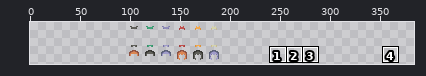
A sprite sheet gets an edit: assets/Spritesheet/skins.png. The first picture is a wide view before the edit; the outline marks the close-up.
Close-up. Before the commit:
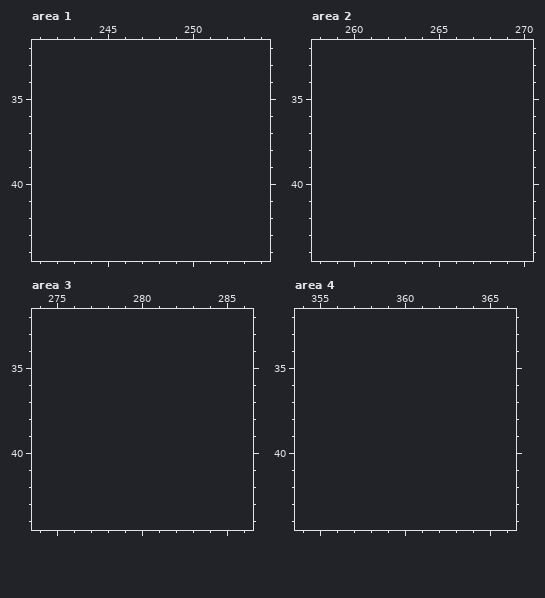
The file is 96x48 pixels. Colours within 5 levels of each other are drawn and written as one. Shown: area 1: x 241..254, y 32..44; area 2: x 258..270, y 32..44; area 3: x 274..286, y 32..44; area 4: x 354..366, y 32..44. The old version is drawn lined up with the new one, on the new canvas. The wide view leaves out empty margins. The commit also changed other parts of the picture, which this record leaves out.
Palette (. is transparent): 
The same view after the edit:
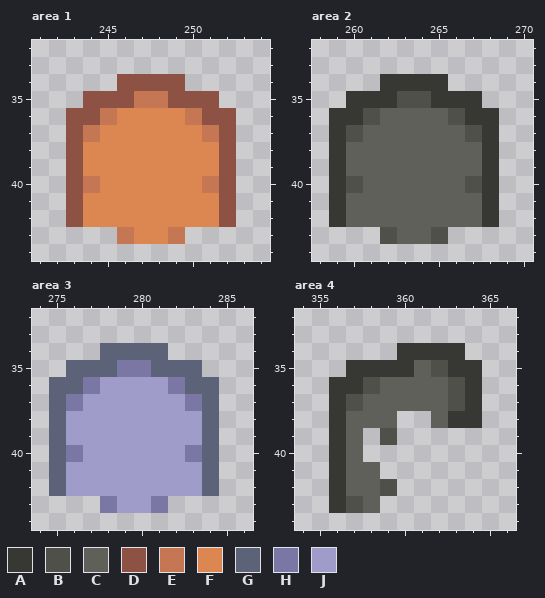
Colours new in this view: A #373733  B #50504a  C #60605a  D #8d5243  E #c57652  F #dc8652  G #5c6278  H #7a77a4  J #a09cca
What changed:
canvas 96x48 -> 384x48, the old top-left corner now at 96,0
Area 1:
Colour D is added in row 34 at x 246 to 249; in row 35 at x 244 to 246 and 249 to 251; in row 36 at x 243 to 244 and 251 to 252; in rows 37 to 42 at x 243 and 252.
Colour E is added in row 35 at x 247 to 248; in row 36 at x 245 and 250; in row 37 at x 244 and 251; in row 40 at x 244 and 251; in row 43 at x 246 and 249.
Colour F is added in row 36 at x 246 to 249; in row 37 at x 245 to 250; in rows 38 to 39 at x 244 to 251; in row 40 at x 245 to 250; in rows 41 to 42 at x 244 to 251; in row 43 at x 247 to 248.
Area 2:
Colour A is added in row 34 at x 262 to 265; in row 35 at x 260 to 262 and 265 to 267; in row 36 at x 259 to 260 and 267 to 268; in rows 37 to 42 at x 259 and 268.
Colour B is added in row 35 at x 263 to 264; in row 36 at x 261 and 266; in row 37 at x 260 and 267; in row 40 at x 260 and 267; in row 43 at x 262 and 265.
Colour C is added in row 36 at x 262 to 265; in row 37 at x 261 to 266; in rows 38 to 39 at x 260 to 267; in row 40 at x 261 to 266; in rows 41 to 42 at x 260 to 267; in row 43 at x 263 to 264.
Area 3:
Colour G is added in row 34 at x 278 to 281; in row 35 at x 276 to 278 and 281 to 283; in row 36 at x 275 to 276 and 283 to 284; in rows 37 to 42 at x 275 and 284.
Colour H is added in row 35 at x 279 to 280; in row 36 at x 277 and 282; in row 37 at x 276 and 283; in row 40 at x 276 and 283; in row 43 at x 278 and 281.
Colour J is added in row 36 at x 278 to 281; in row 37 at x 277 to 282; in rows 38 to 39 at x 276 to 283; in row 40 at x 277 to 282; in rows 41 to 42 at x 276 to 283; in row 43 at x 279 to 280.
Area 4:
Colour A is added in row 34 at x 360 to 363; in row 35 at x 357 to 360 and 363 to 364; in row 36 at x 356 to 357 and 364; in row 37 at x 356 and 364; in row 38 at x 356 and 363 to 364; in rows 39 to 43 at x 356.
Colour B is added in row 35 at x 362; in row 36 at x 358 and 363; in row 37 at x 357 and 363; in row 39 at x 359; in row 42 at x 359; in row 43 at x 357.
Colour C is added in row 35 at x 361; in row 36 at x 359 to 362; in row 37 at x 358 to 362; in row 38 at x 357 to 359 and 362; in rows 39 to 40 at x 357; in rows 41 to 42 at x 357 to 358.
Colour C is added in row 43 at x 358.
